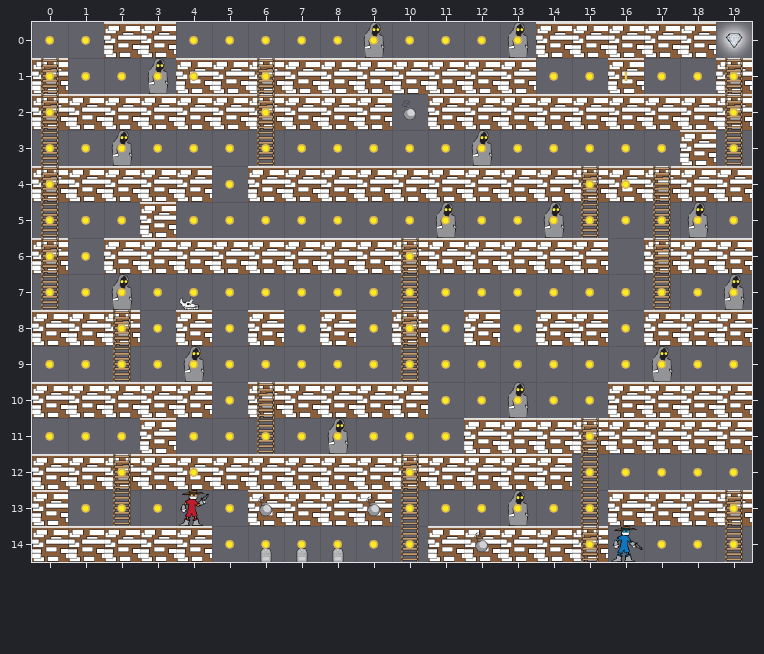
A Tiled map gets an edit: level4.tmx. The first picture shows the starting point.
Cells are 50x50 px. Shown: x 0..19, y 0..14.
The result:
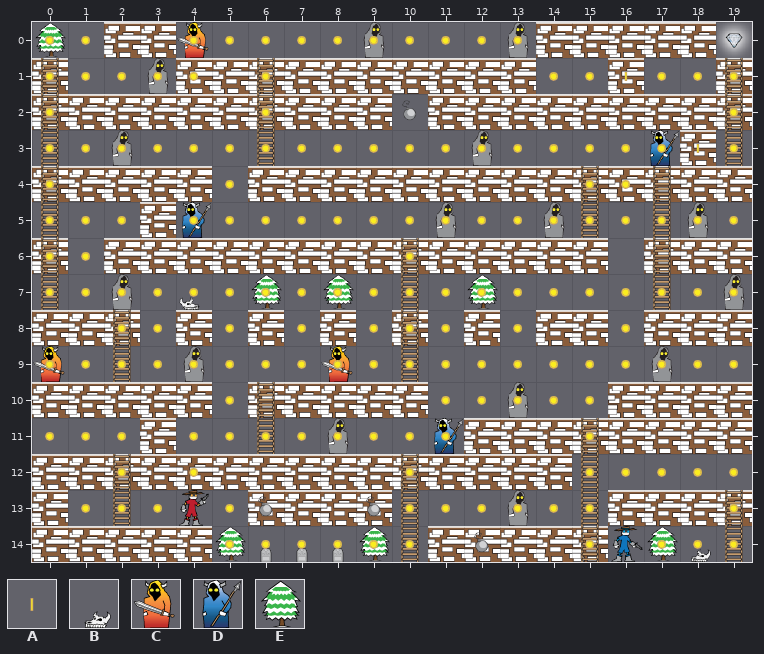
Key: from "bandit_spritesheet": A 68, B 86, C 90, D 103, E 123.
_ is an empty cell.
Tiles of an added or newly shown layer are drawn over the layers below it.
Diff:
{"where": "layer \"Back\""}
{"y":0,"x":0,"old":"_","new":"E"}
{"y":7,"x":6,"old":"_","new":"E"}
{"y":7,"x":8,"old":"_","new":"E"}
{"y":7,"x":12,"old":"_","new":"E"}
{"y":14,"x":5,"old":"_","new":"E"}
{"y":14,"x":9,"old":"_","new":"E"}
{"y":14,"x":17,"old":"_","new":"E"}
{"where": "layer \"Cast\""}
{"y":0,"x":4,"old":"_","new":"C"}
{"y":3,"x":17,"old":"_","new":"D"}
{"y":5,"x":4,"old":"_","new":"D"}
{"y":9,"x":0,"old":"_","new":"C"}
{"y":9,"x":8,"old":"_","new":"C"}
{"y":11,"x":11,"old":"_","new":"D"}
{"where": "layer \"Front\""}
{"y":14,"x":18,"old":"_","new":"B"}
{"where": "layer \"bomb\" (added)"}
{"y":3,"x":18,"old":"_","new":"A"}
